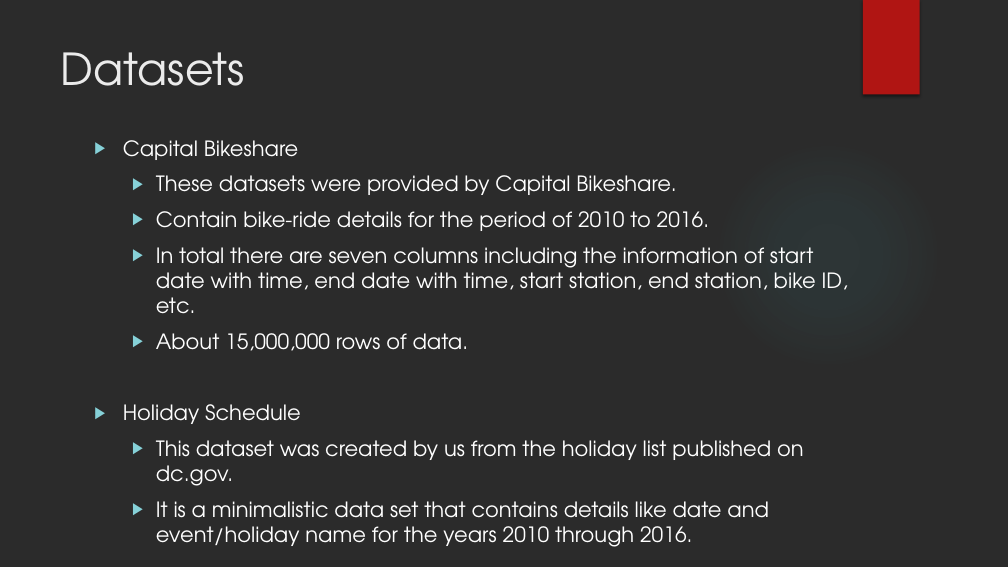
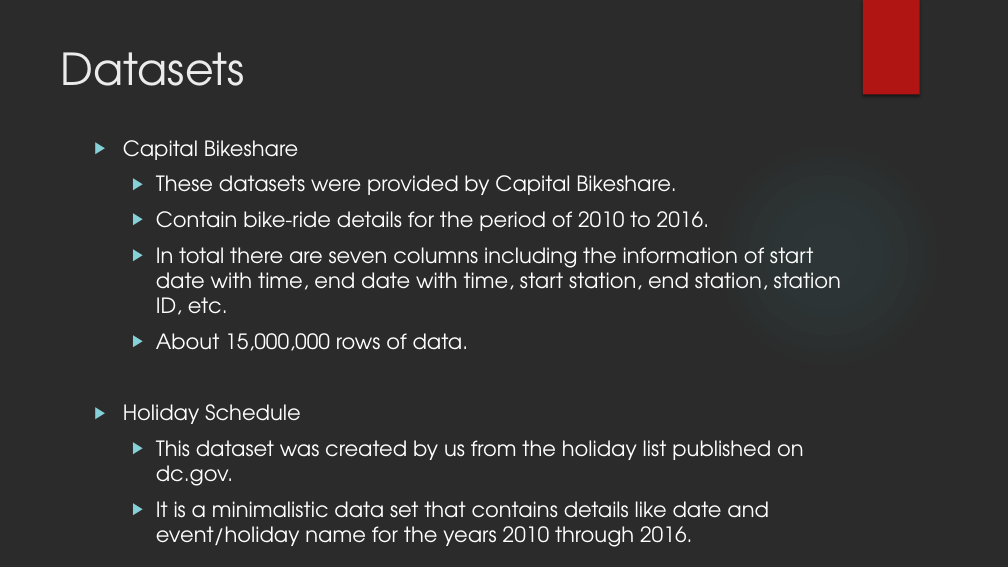
Before and after one commit to AniKarenina/INFM600_Fabulous, a slide deck: slide 5 of INFM600_0201_Fabulous_Presentation/INFM600_0201_Fabulous_ProjetPresentation.pptx. Drawn at 1008x567 pixels with LibreOffice and Linux fonts; fonts in the diff are those of the drawing; background and template pictures are left out; a plain dark background stands for a picture behind light text. Boxes give left, top, right and bottom in pixels: in the first picture for what was removed or moved away, otherwise in the second. Text is boxed around its words. In the diff, an @@ line names an element or a change of style, - is before the commit and + after.

```diff
--- a/INFM600_0201_Fabulous_Presentation/INFM600_0201_Fabulous_ProjetPresentation.pptx
+++ b/INFM600_0201_Fabulous_Presentation/INFM600_0201_Fabulous_ProjetPresentation.pptx
@@ text at box(156, 247, 841, 315): text changed @@
-  ▶ In total there are seven columns including the information of start date with time, end date with time, start station, end station, bike ID, etc.
+  ▶ In total there are seven columns including the information of start date with time, end date with time, start station, end station, station ID, etc.
```
Also in this commit, not shown: 1 other slide changed.
